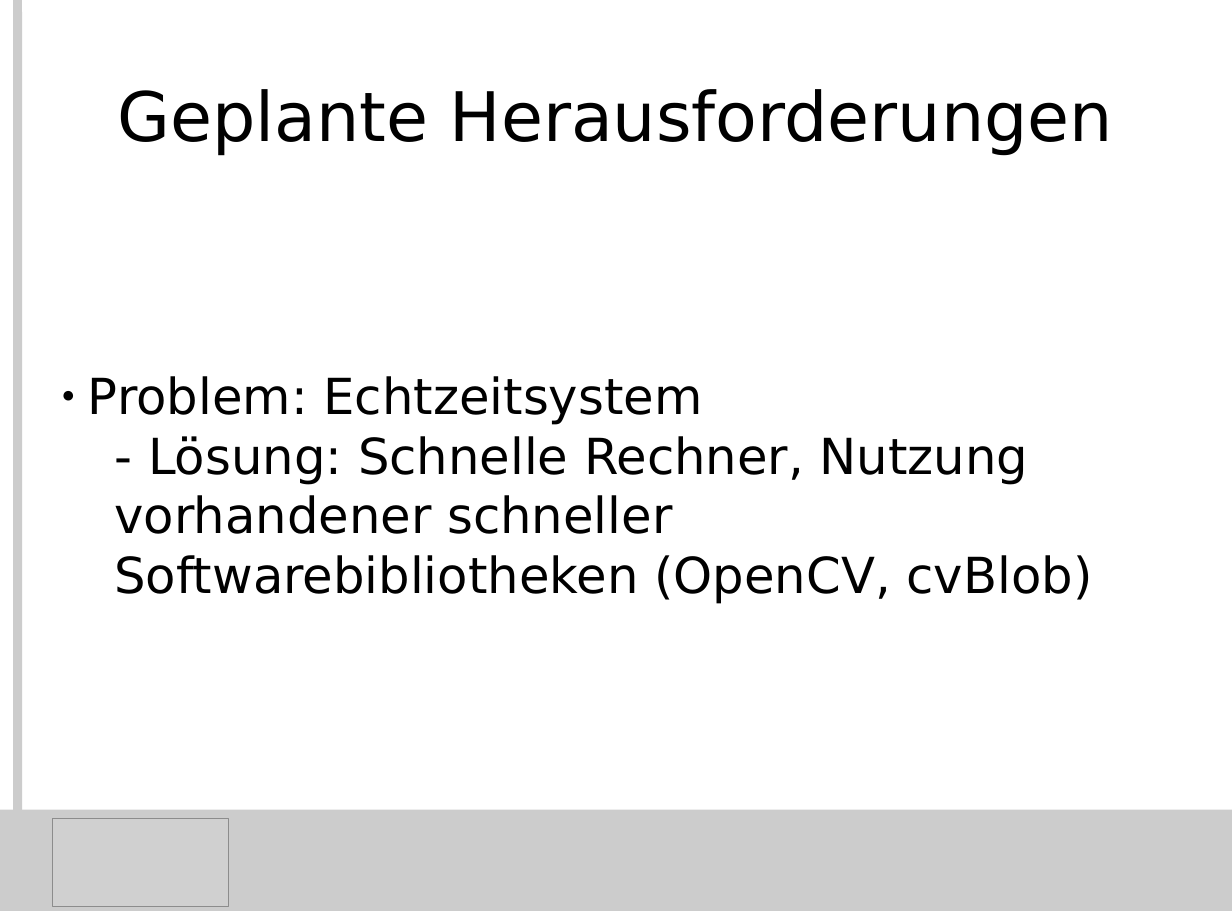
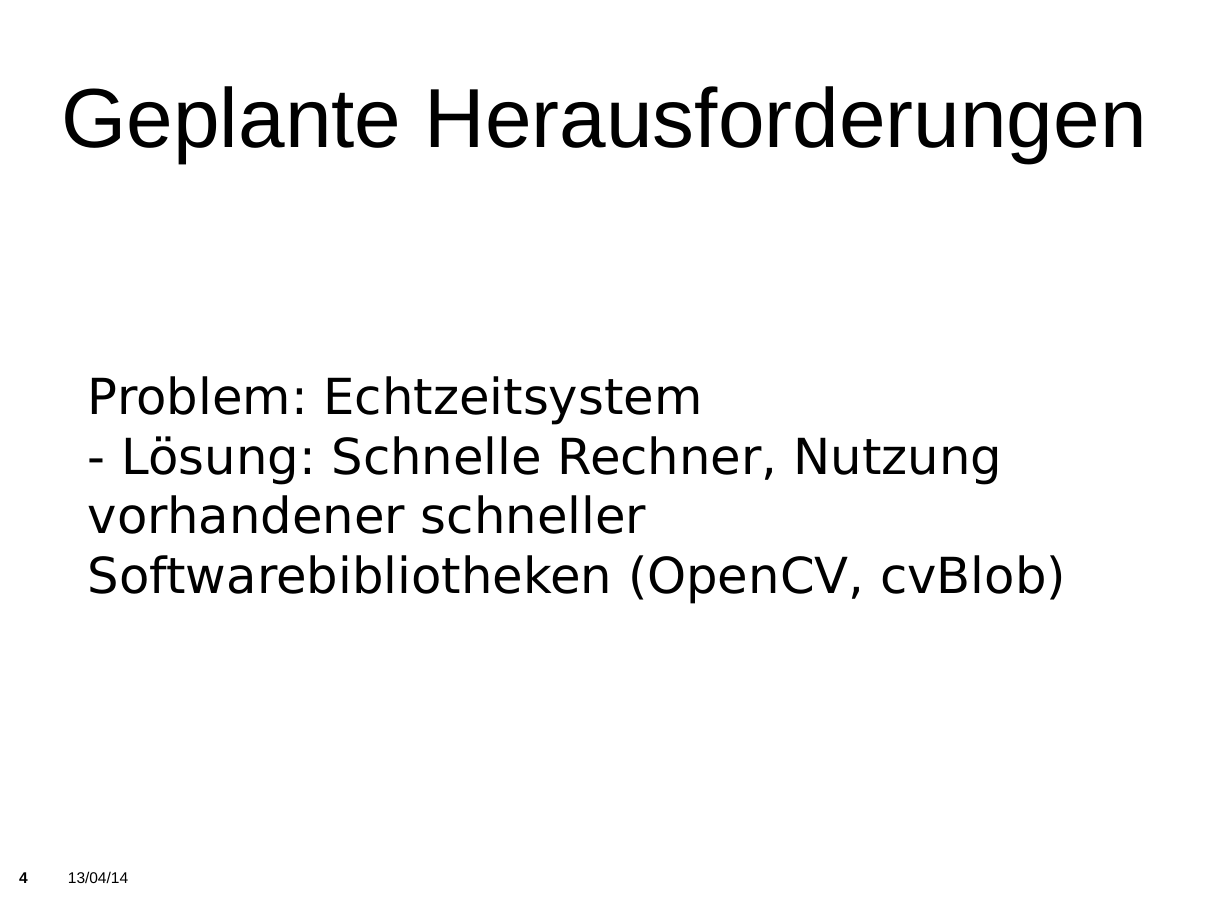
Before and after one commit to KITrokopter/Presentation, a slide deck: slide 4 of PresentationInTotal v0.1.odp. Drawn at 1232x924 pixels with LibreOffice and Linux fonts; fonts in the diff are those of the drawing; grey boxes stand for pictures; background and template pictures are left out. Boxes give left, top, right and bottom in pixels: in the first picture for what was removed or moved away, otherwise in the second. Text is boxed around its words. In the diff, an @@ line names an element or a change of style, - is before the commit and + after.

```diff
--- a/PresentationInTotal v0.1.odp
+++ b/PresentationInTotal v0.1.odp
@@ line removed from (18, 0) to (18, 898) @@
@@ title "Geplante Herausforderungen" at <box>62,86,1147,163</box>: size 44 to 54 pt, font DejaVu Sans to Arial; alignment centre to left @@
@@ subtitle "Problem: Echtzeitsystem" at <box>88,376,1066,604</box>: bullet ● to none; list level 2 to 1 in "- Lösung: Schnelle Rechner, Nutzung ..." @@
@@ rectangle removed at <box>0,809,1232,911</box> @@
@@ picture removed at <box>53,818,228,907</box> @@
@@ page number added at <box>19,872,28,883</box>, 10 pt, text #000000, bold @@
+4
@@ text added at <box>68,871,128,883</box>, 10 pt, text #000000 @@
+13/04/14
```
Also in this commit, not shown: 43 other slides changed, 3 slides added, 3 slides removed, 1 other file.
